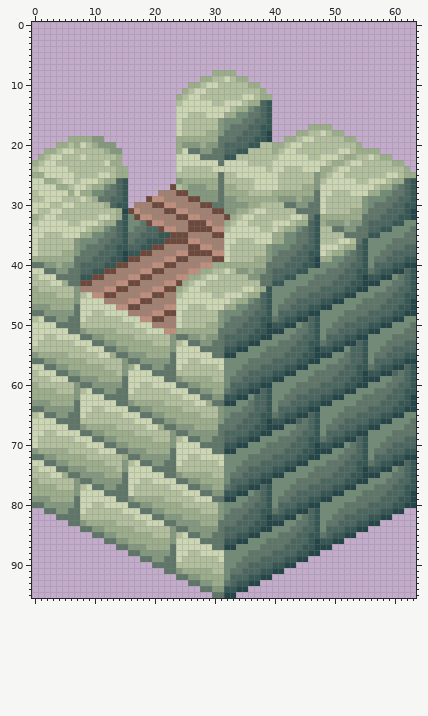
Sprite sheet -- apps/client/src/metadata/probable-waffle/sprites/factions/buildings/tivara/wall/wall_top_right_bottom_right.png. This is how it looked before the edit.
The file is 64x96 pixels.
And afterwards:
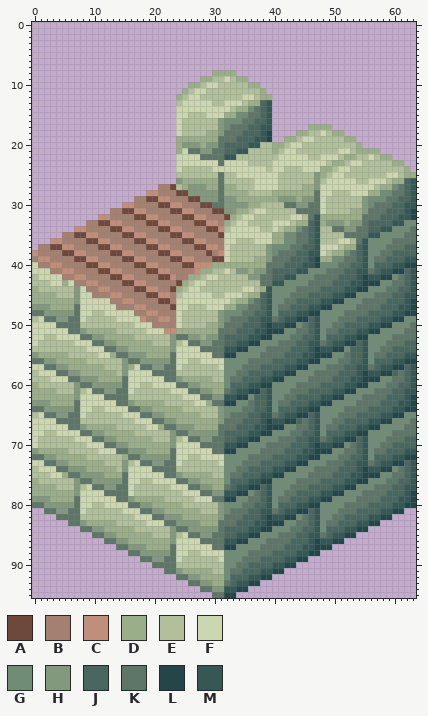
Palette (. is transparent): A #6e483a  B #a58070  C #c18e7c  D #9bae8a  E #b1bf9b  F #ccd7b2  G #718c76  H #83997e  J #4a675f  K #5d7668  L #244648  M #365855
Edits made:
@@ x 0..32 @@
 18 ........................FEEEEDDHK
-19 ......DDDDHH............DDDDDDDKK
-20 ....DDEDFEDHHH..........DHHHDHHKJ
-21 ..DDEFFEEEEEDHH.........DFKKHHKKJ
-22 .DEFFEEEFEEEEED.........FFFFKKKKM
-23 DEFFEEEEEEEEFDD.........FFFFFFFKF
-24 EFFFFFEEEEEEEEDD........FEEEEEFFF
-25 DDFFFFFEEEEFFEDD........EEEEEEEKE
-26 FFDDEFFEFFFEDDJM........HDDDDDDKE
-27 FFFFDDEFFEDDGKJM.......AEDHHHDDKD
-28 EFFFFFDFDDGGKKJM.....BBBAAHHHHHKD
-29 EEFFFEEEFEDKKJJM...ACCBBBBAAHHHKH
-30 FFFEEFFEEEEEDJMM.BBBAACCBBBBAAKKH
-31 FEEFFEEEEEEEEEDLACBBBBAACCBBBBAAH
-32 DEFFEEEEEEEFFEDMGACCBBBBAACCBBBBA
-33 EFFFFFEEFFFEDDJMGGKACCBBBBAAACBBD
-34 FFFFFFFFFEDDGKJMGKKJJACCBBAAAACCE
-35 FFEEEFFFDDGGKKJMKKJJJMMAAABBBBAAF
-36 FEEEEEEHGGGKKJJMKJJMMMAAAACCBBBBF
-37 FEEEEEEHGKKKJJMMJJMMAABBBBAACCBBF
-38 FEEEEDDHKKKJJJMLMMAABBBBCCAAAACCF
-39 DDDDDDDKKKJJJMMLAABBBBCCAABBBBAAF
-40 KKHHDHHKJJJJMMAABBBBCCAABBBBCCDDD
-41 FFKKHHKKJJMMAABBBBCCAABBBBCCDDEEF
-42 EFFFKKKKMMAABBBBCCAABBBBCCDDEFFEE
-43 EEEFFDKKAABBBBCCAABBBBCCADEFFEEEE
-44 DEEEEEEHBBBBCCAABBBBCCAADEFFEEEEE
-45 DDDDEEEHEFCCAABBBBCCAABBEFFFFFEEF
-46 DDDDDDDHFFFFBBBBCCAABBBBFFFFFFFFF
-47 HHHDDDDKFFFFFFCCAABBBBCCFFEEEFFFD
-48 KKHHHHHKFFEEFFFFBBBBCCAAFEEEEEEHG
-49 EFKKHHKKFEEEEEEFFFCCAABBFEEEEEEHG
+19 ........................DDDDDDDKK
+20 ........................DHHHDHHKJ
+21 ........................DFKKHHKKJ
+22 ........................FFFFKKKKM
+23 ........................FFFFFFFKF
+24 ........................FEEEEEFFF
+25 ........................EEEEEEEKE
+26 ........................HDDDDDDKE
+27 .....................BBAEDHHHDDKD
+28 ...................CCBBBAAHHHHHKD
+29 .................BBAACCBBBAAHHHKH
+30 ...............CCBBBBAACCBBBAAKKH
+31 .............BBAACCBBBBAACCBBBAAH
+32 ...........CCBBBBAACCBBBBAACCBBBA
+33 .........BBAACCBBBBAACCBBBBAACCBD
+34 .......CCBBBBAACCBBBBAACCBBBBAACE
+35 .....BBAACCBBBBAACCBBBBAACCBBBBAF
+36 ...CCBBBBAACCBBBBAACCBBBBAACCBBBF
+37 .BBAACCBBBBAACCBBBBAACCBBBBAACCBF
+38 CBBBBAACCBBBBAACCBBBBAACCBBBBABCF
+39 BCCBBBBAACCBBBBAACCBBBBAACCBBBAAF
+40 FBBCCBBBBAACCBBBBAACCBBBBAACCCDDD
+41 FFFBBCCBBBBAACCBBBBAACCBBBBCDDEEF
+42 EFFFFBBCCBBBBAACCBBBBAACBBDDEFFEE
+43 EEEFFDFBBCCBBBBAACCBBBBBADEFFEEEE
+44 DEEEEEEHFBBCCBBBBAACCBBADEFFEEEEE
+45 DDDDEEEHFFBBBCCBBBBAACCBEFFFFFEEF
+46 DDDDDDDHFFFFFBBCCBBBBAABFFFFFFFFF
+47 HHHDDDDKFFFFFFBBBCCBBBBAFFEEEFFFD
+48 KKHHHHHKFFEEFFFFFBBCCBBBFEEEEEEHG
+49 EFKKHHKKFEEEEEFFFFCBBCCBFEEEEEEHG
 50 FFFFKKKKEEEEEEEEEFFFBBBBFEEEEDDHK
Boxes around the changes in both pictures, in picture pixels (x1, y1, x2, y2):
changed: (32, 136, 218, 322)
